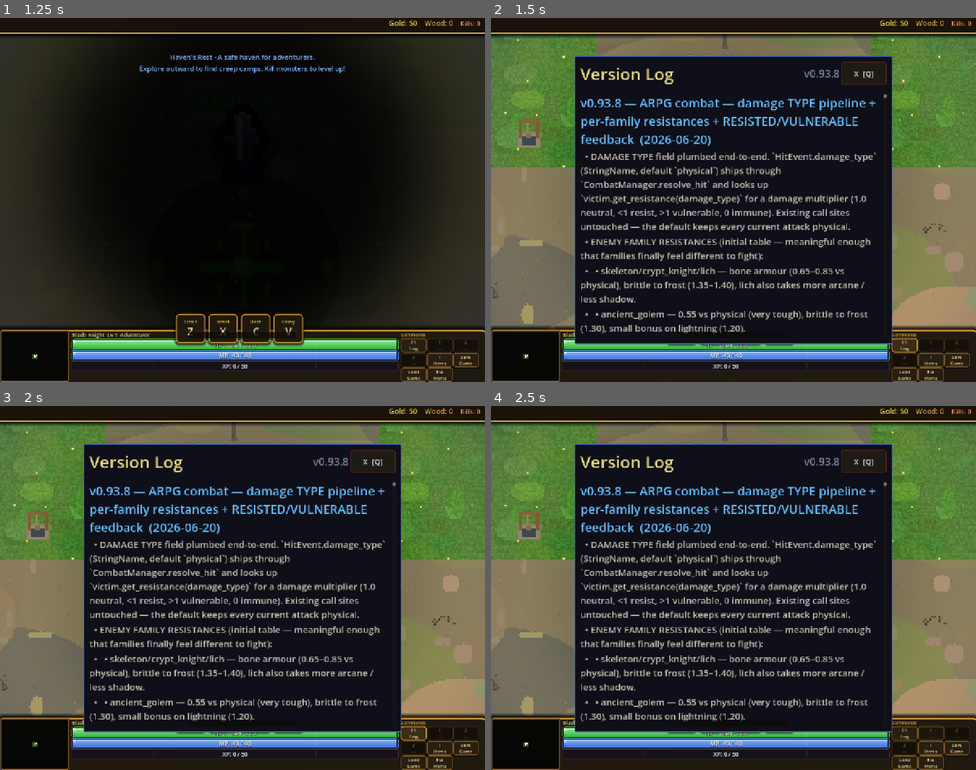
Above: before the commit, frames 1-4 (two rows, left to right).
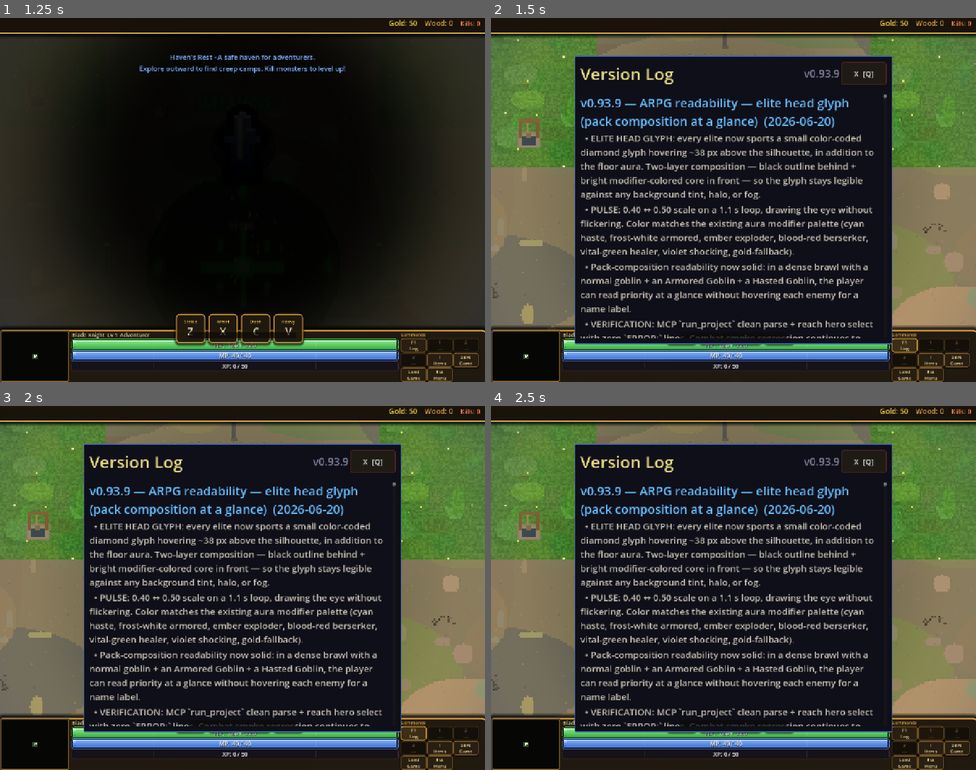
Above: after the commit, the same moments.

Repository: slxny/legends-open-rpg
Game: Godot game, scene res://scenes/main.tscn
The game is run twice, just before and just after one commit, with the same random seed, the same clock (stepped at 60 frames per second) and the same inputs.
Inputs (mouse positions are in pixels of both pictures, inside the frame that each line leads up to):
- Up to frame 1 (1.25 s): tap Enter at 0.5 s; move the mouse to (218, 272) at 0.52 s; hold W (move_up) from 0.53 s (still down); hold Q (ability_1) from 0.53 s (still down); click (218, 272) at 0.67 s
- Up to frame 2 (1.5 s): release W (move_up) at 1.25 s; release Q (ability_1) at 1.25 s; click "F1 Log" at 1.25 s
- Up to frame 3 (2 s): no input
- Up to frame 4 (2.5 s): click "1 ---" at 2 s

Frame 1 is identical in both runs. In frame 2, 14% of the frame differs, in the area x 18-80%, y 14-88%; in frame 3, 14%; in frame 4, 14%.

Commit message:
v0.93.9: Elite head GLYPH for pack-composition readability
Every elite now sports a small color-coded diamond glyph hovering
~38 px above the silhouette in addition to the floor aura.
Two-layer composition (black outline behind + bright modifier-
colored core in front) stays legible against any background tint,
halo, or fog. 0.40 <-> 0.50 scale pulse on 1.1s sine loop draws
the eye.

Color palette matches existing elite aura: cyan haste, frost-white
armored, ember exploder, blood-red berserker, vital-green healer,
violet shocking, gold-fallback.

Net effect: pack composition reads at a glance. In a dense brawl
with a normal goblin + an Armored Goblin + a Hasted Goblin, the
player can pick priority targets without hovering name labels.

- scenes/enemies/enemy.gd: _spawn_elite_head_glyph(color) called
  from _roll_elite_modifier. Adds two Sprite2D children (outline +
  core) at offset (0, -38). Pulse tween on core scale only.

Verification:
- MCP run_project clean parse, zero ERROR lines
- Smoke regression unchanged (this is cosmetic-only on elite spawn,
  no damage-pipeline edits)
- In-game elite-glyph appearance verification requires rolling an
  elite (ELITE_CHANCE = 0.085) - not driven by MCP

State file updated: gameplay overhaul still IN PROGRESS - remaining
milestones documented.

Co-Authored-By: Claude Opus 4.7 (1M context) <noreply@anthropic.com>

Diff:
--- a/scenes/enemies/enemy.gd
+++ b/scenes/enemies/enemy.gd
@@ -3958,6 +3958,9 @@
 			# simplicity, we use a counter on take_damage.
 	# Visual aura.
 	_spawn_elite_aura(_get_elite_color())
+	# v0.93.9 — head GLYPH so elites are instantly readable in dense packs
+	# even when their floor aura blends with sprite halos.
+	_spawn_elite_head_glyph(_get_elite_color())
 	# Promote name with [E:Modifier] suffix.
 	if name_label != null:
 		var prefix := _get_elite_prefix()
@@ -3966,6 +3969,38 @@
 	# Bump XP / gold reward for the extra effort.
 	xp_reward = int(float(xp_reward) * 1.5)
 	gold_reward = int(float(gold_reward) * 1.5)
+
+
+func _spawn_elite_head_glyph(color: Color) -> void:
+	# Small diamond sprite floating ~6 px above the head. Pulses slow and
+	# in sync with the floor aura so the silhouette + glyph read as one
+	# threat indicator. Solid (alpha 1) so it stays legible against any
+	# background.
+	var tex = SpriteGenerator.get_texture("crystal_white")
+	if tex == null:
+		return
+	var glyph := Sprite2D.new()
+	glyph.name = "EliteHeadGlyph"
+	glyph.texture = tex
+	glyph.texture_filter = CanvasItem.TEXTURE_FILTER_NEAREST
+	# Stack two sprites: a dark outline circle behind, the colored core in front.
+	var bg := Sprite2D.new()
+	bg.texture = tex
+	bg.texture_filter = CanvasItem.TEXTURE_FILTER_NEAREST
+	bg.modulate = Color(0.05, 0.04, 0.06, 0.95)
+	bg.scale = Vector2(0.55, 0.55)
+	bg.position = Vector2(0, -38)
+	bg.rotation = PI * 0.25  # diamond
+	add_child(bg)
+	glyph.modulate = Color(color.r, color.g, color.b, 1.0)
+	glyph.scale = Vector2(0.40, 0.40)
+	glyph.position = Vector2(0, -38)
+	glyph.rotation = PI * 0.25
+	add_child(glyph)
+	# Pulse so the eye latches.
+	var tw := glyph.create_tween().set_loops()
+	tw.tween_property(glyph, "scale", Vector2(0.50, 0.50), 0.55).set_trans(Tween.TRANS_SINE)
+	tw.tween_property(glyph, "scale", Vector2(0.40, 0.40), 0.55).set_trans(Tween.TRANS_SINE)
 
 
 func _get_elite_color() -> Color:
--- a/scenes/ui/changelog_dialog.gd
+++ b/scenes/ui/changelog_dialog.gd
@@ -9,9 +9,22 @@
 var _is_visible: bool = false
 var _is_mobile: bool = false
 
-const GAME_VERSION := "v0.93.8"
+const GAME_VERSION := "v0.93.9"
 
 const CHANGELOG: Array[Dictionary] = [
+	{
+		"version": "v0.93.9",
+		"title": "ARPG readability — elite head glyph (pack composition at a glance)",
+		"date": "2026-06-20",
+		"entries": [
+			"ELITE HEAD GLYPH: every elite now sports a small color-coded diamond glyph hovering ~38 px above the silhouette, in addition to the floor aura. Two-layer composition — black outline behind + bright modifier-colored core in front — so the glyph stays legible against any background tint, halo, or fog.",
+			"PULSE: 0.40 ↔ 0.50 scale on a 1.1 s loop, drawing the eye without flickering. Color matches the existing aura modifier palette (cyan haste, frost-white armored, ember exploder, blood-red berserker, vital-green healer, violet shocking, gold-fallback).",
+			"Pack-composition readability now solid: in a dense brawl with a normal goblin + an Armored Goblin + a Hasted Goblin, the player can read priority at a glance without hovering each enemy for a name label.",
+			"VERIFICATION: MCP `run_project` clean parse + reach hero select with zero `ERROR:` lines. Combat smoke regression continues to PASS all 15 assertions (last run v0.93.8; v0.93.9 only adds two cosmetic Sprite2Ds at elite spawn, no damage-pipeline change). In-game pack-composition validation requires a player actually rolling an elite pack.",
+			"REMAINING OVERHAUL MILESTONES (still NOT complete): per-skill non-physical damage assignment, NEW elite modifier behaviors, boss revision with multi-phase patterns, loot rarity/affix audit, per-class build paths × 3, dungeon pacing pass with checkpoint placement, difficulty scaling beyond HP×lvl, tooltip system surfacing calculated values, audio differentiation pass, save versioning for new fields.",
+			"Internal: scenes/enemies/enemy.gd `_spawn_elite_head_glyph(color)` adds two Sprite2D children (outline diamond + colored core) at offset (0, -38), z_index inherits parent so it sits with the silhouette. Pulse tween on the core scale only.",
+		]
+	},
 	{
 		"version": "v0.93.8",
 		"title": "ARPG combat — damage TYPE pipeline + per-family resistances + RESISTED/VULNERABLE feedback",
Not shown, changed: docs/claude/godot-arpg-gameplay-state.md
